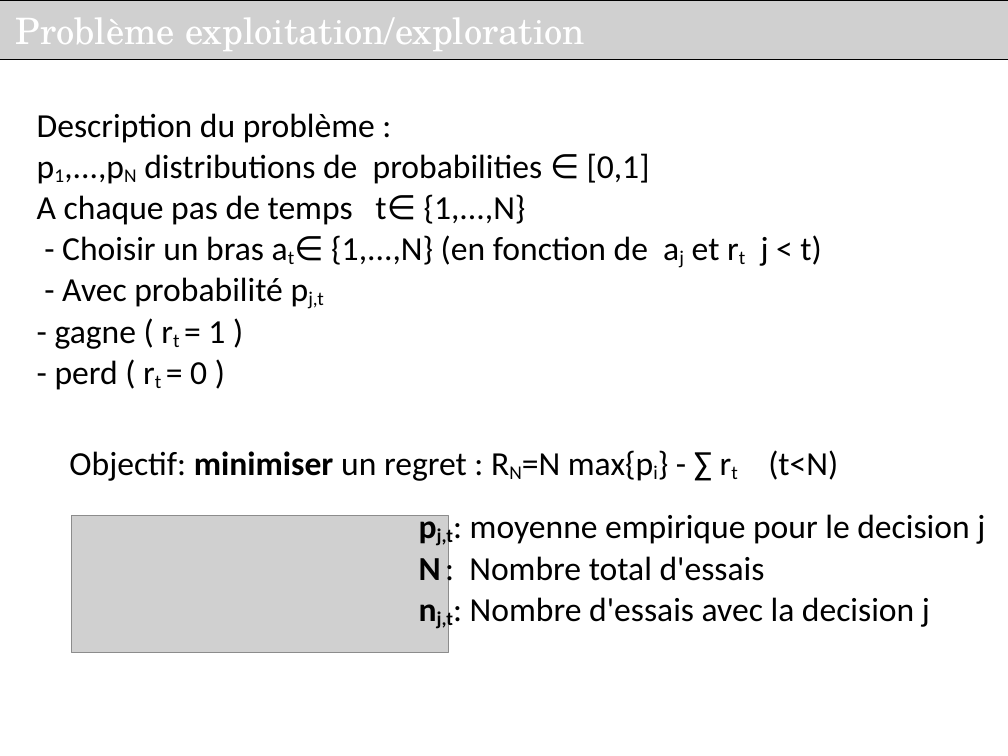
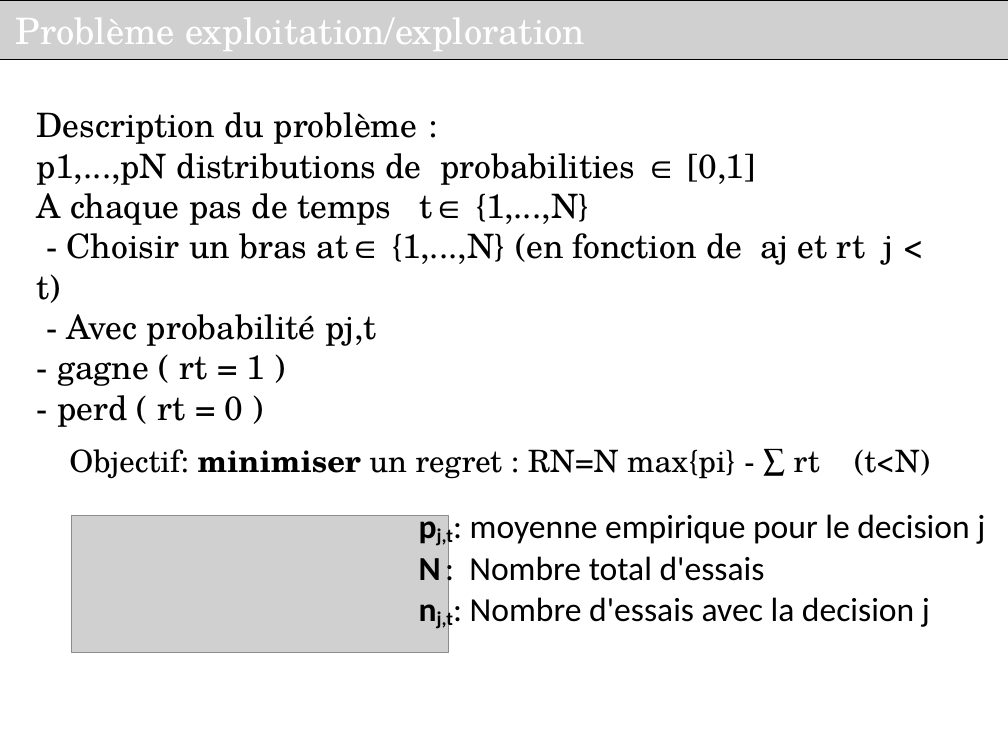
Before and after one commit to haspeleo/Android-Dev, a slide deck: slide 7 of MCTS/Soutenance_INRIA_V2.odp. Drawn at 1008x756 pixels with LibreOffice and Linux fonts; fonts in the diff are those of the drawing; grey boxes stand for pictures; background and template pictures are left out. Boxes give left, top, right and bottom in pixels: in the first picture for what was removed or moved away, otherwise in the second. Text is boxed around its words. In the diff, an @@ line names an element or a change of style, - is before the commit and + after.

```diff
--- a/MCTS/Soutenance_INRIA_V2.odp
+++ b/MCTS/Soutenance_INRIA_V2.odp
@@ text "Description du problème :" at (37, 112, 894, 427): font Calibri to TeX Gyre Schola; now on the baseline in "p1,...,pN", "at∈ aj rt", "pj,t", "rt" and 1 more places @@
@@ text "Objectif: minimiser un regret : ..." at (69, 449, 930, 479): size 24 to 22 pt, font Calibri to TeX Gyre Schola; now on the baseline in "RN=N max{pi} rt" @@
```
Also in this commit, not shown: 3 other slides changed, 27 other files.
